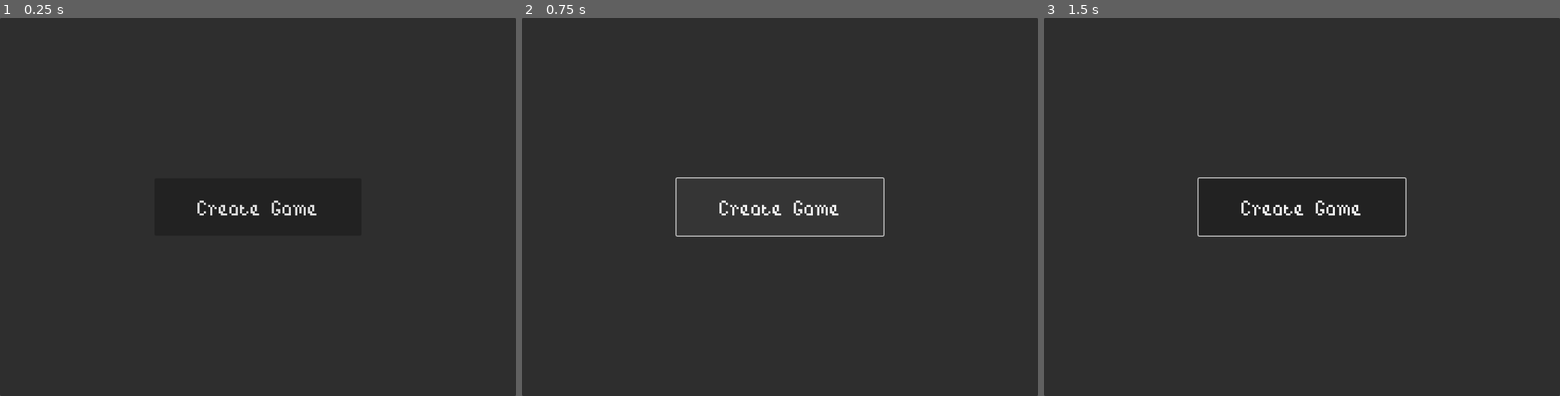
Above: before the commit, frames 1-3 (left to right).
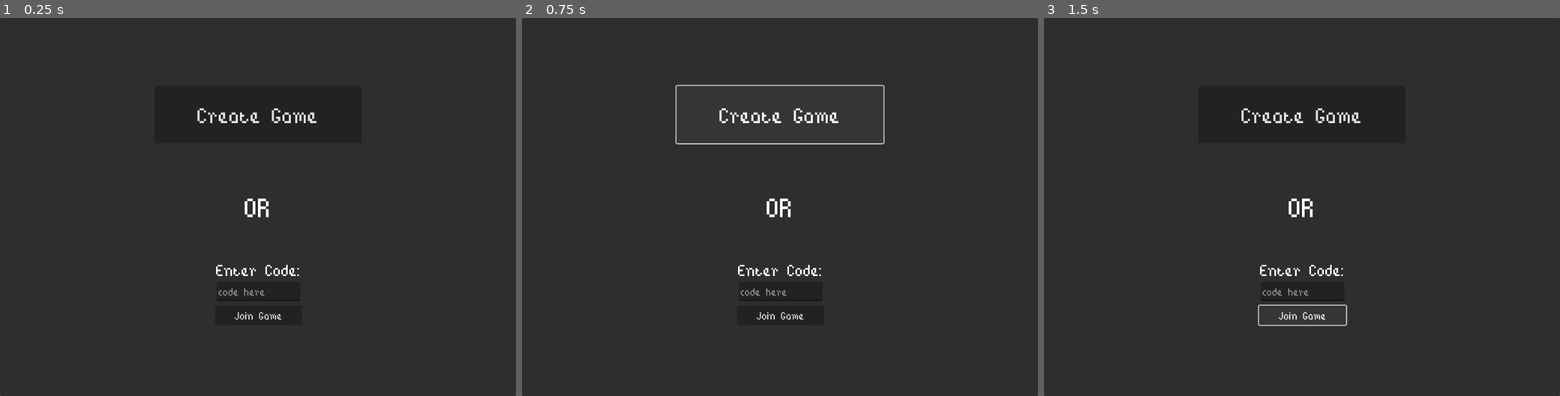
Above: after the commit, the same moments.

Repository: Kowagatte/TDClient
Game: Godot game, scene res://screens/CreateGameScreen.tscn
Two runs of this game, one before a commit and one after it. Both use one fixed random seed, a clock stepped at 60 frames per second and the inputs below. This scene is started directly instead of the project's main scene.
Inputs (mouse positions are in pixels of both pictures, inside the frame that each line leads up to):
- Up to frame 1 (0.25 s): no input
- Up to frame 2 (0.75 s): click "Create Game" at 0.5 s
- Up to frame 3 (1.5 s): click (1302, 316) at 1.25 s, where only the run after the commit has a clickable "Join Game"

The runs differ from the first frame. In frame 1, 1.0% of the frame differs, in the area x 38-62%, y 23-80%; in frame 2, 1.8%, in the area x 29-71%, y 17-80%; in frame 3, 1.5%.
Error before the commit: Cannot call method 'get_node' on a null value. (res://scripts/creategamescreen.gd:9)
Error after the commit: Cannot call method 'get_node' on a null value. (res://scripts/creategamescreen.gd:15)

Commit message:
Added join game button on CreateGameScreen

Diff:
--- a/nodes/game.tscn
+++ b/nodes/game.tscn
@@ -37,7 +37,7 @@
 offset_bottom = 29.5
 grow_vertical = 2
 theme_override_fonts/font = ExtResource("5_a5ph3")
-theme_override_font_sizes/font_size = 64
+theme_override_font_sizes/font_size = 80
 text = "0"
 
 [node name="playerTwoScore" type="Label" parent="scoreboard"]
@@ -54,5 +54,13 @@
 grow_horizontal = 0
 grow_vertical = 2
 theme_override_fonts/font = ExtResource("5_a5ph3")
-theme_override_font_sizes/font_size = 64
+theme_override_font_sizes/font_size = 80
 text = "0"
+
+[node name="gameID" type="Label" parent="scoreboard"]
+layout_mode = 0
+offset_right = 81.0
+offset_bottom = 17.0
+theme_override_fonts/font = ExtResource("5_a5ph3")
+theme_override_font_sizes/font_size = 32
+text = "Game ID: 00000000"
--- a/screens/CreateGameScreen.tscn
+++ b/screens/CreateGameScreen.tscn
@@ -17,19 +17,101 @@
 offset_right = 972.0
 offset_bottom = 712.0
 
-[node name="Button" type="Button" parent="Panel"]
+[node name="CreateGameButton" type="Button" parent="Panel"]
+layout_mode = 1
+anchors_preset = -1
+anchor_left = 0.5
+anchor_top = 0.256
+anchor_right = 0.5
+anchor_bottom = 0.256
+offset_left = -195.0
+offset_top = -54.272
+offset_right = 195.0
+offset_bottom = 53.728
+grow_horizontal = 2
+theme_override_fonts/font = ExtResource("2_two2x")
+theme_override_font_sizes/font_size = 64
+text = "Create Game"
+
+[node name="or" type="Label" parent="Panel"]
 layout_mode = 1
 anchors_preset = 8
 anchor_left = 0.5
 anchor_top = 0.5
 anchor_right = 0.5
 anchor_bottom = 0.5
-offset_left = -195.0
-offset_top = -54.0
-offset_right = 195.0
-offset_bottom = 54.0
+offset_left = -25.0
+offset_top = -36.5
+offset_right = 25.0
+offset_bottom = 36.5
 grow_horizontal = 2
 grow_vertical = 2
 theme_override_fonts/font = ExtResource("2_two2x")
-theme_override_font_sizes/font_size = 64
-text = "Create Game"
+theme_override_font_sizes/font_size = 80
+text = "OR"
+
+[node name="Join" type="Label" parent="Panel"]
+layout_mode = 1
+anchors_preset = -1
+anchor_left = 0.5
+anchor_top = 0.668
+anchor_right = 0.5
+anchor_bottom = 0.668
+offset_left = -79.5
+offset_top = -22.616
+offset_right = 79.5
+offset_bottom = 22.384
+grow_horizontal = 2
+grow_vertical = 0
+theme_override_fonts/font = ExtResource("2_two2x")
+theme_override_font_sizes/font_size = 48
+text = "Enter Code:"
+
+[node name="GameCodeEdit" type="LineEdit" parent="Panel/Join"]
+layout_mode = 1
+anchors_preset = -1
+anchor_left = 0.5
+anchor_top = 1.378
+anchor_right = 0.5
+anchor_bottom = 1.378
+offset_left = -78.5
+offset_top = -18.01
+offset_right = 79.5
+offset_bottom = 17.99
+theme_override_fonts/font = ExtResource("2_two2x")
+theme_override_font_sizes/font_size = 32
+placeholder_text = "code here"
+max_length = 8
+
+[node name="JoinGameButton" type="Button" parent="Panel/Join"]
+layout_mode = 1
+anchors_preset = -1
+anchor_left = 0.5
+anchor_top = 2.378
+anchor_right = 0.5
+anchor_bottom = 2.378
+offset_left = -82.0
+offset_top = -18.01
+offset_right = 82.0
+offset_bottom = 17.99
+theme_override_fonts/font = ExtResource("2_two2x")
+theme_override_font_sizes/font_size = 32
+text = "Join Game"
+
+[node name="ErrorMessage" type="Label" parent="Panel/Join"]
+layout_mode = 1
+anchors_preset = 8
+anchor_left = 0.5
+anchor_top = 0.5
+anchor_right = 0.5
+anchor_bottom = 0.5
+offset_left = -110.0
+offset_top = 119.5
+offset_right = 110.0
+offset_bottom = 193.5
+grow_horizontal = 2
+grow_vertical = 2
+theme_override_fonts/font = ExtResource("2_two2x")
+theme_override_font_sizes/font_size = 32
+horizontal_alignment = 1
+vertical_alignment = 1
--- a/scripts/creategamescreen.gd
+++ b/scripts/creategamescreen.gd
@@ -1,10 +1,28 @@
 extends Control
 
-@onready var button = get_node("Panel/Button")
+@onready var create_button = get_node("Panel/CreateGameButton") as Button
+
+@onready var code = get_node("Panel/Join/GameCodeEdit") as LineEdit
+@onready var join_button = get_node("Panel/Join/JoinGameButton") as Button
+@onready var error_message = get_node("Panel/Join/ErrorMessage") as Label
 
 func _ready():
-	button.pressed.connect(self._button_pressed)
+	create_button.pressed.connect(self._create_button_pressed)
+	join_button.pressed.connect(self._join_button_pressed)
 
-func _button_pressed():
+
+func _create_button_pressed():
 	get_parent().get_parent().get_node("Server/Games").rpc_id(0, "createGame")
 	get_parent().remove_child(self)
+
+func _join_button_pressed():
+	get_parent().get_parent().get_node("Server/Games").rpc_id(0, "joinGame", code.text)
+
+
+func message(rc, msg):
+	if rc == 200:
+		error_message.add_theme_color_override("font_color", Color("#6ccd67"))
+		get_parent().remove_child(self)
+	else:
+		error_message.add_theme_color_override("font_color", Color("#dc6666"))
+	error_message.text = msg
--- a/scripts/game.gd
+++ b/scripts/game.gd
@@ -1,3 +1,8 @@
 extends Node2D
 
 @rpc func ready_up(): pass
+
+
+func _ready():
+	var gameid = get_node("scoreboard/gameID") as Label
+	gameid.text = "Game ID: " + self.name
--- a/scripts/gamefactory.gd
+++ b/scripts/gamefactory.gd
@@ -1,3 +1,5 @@
 extends Node2D
 
 @rpc func createGame(): pass
+
+@rpc func joinGame(_gameID): pass
